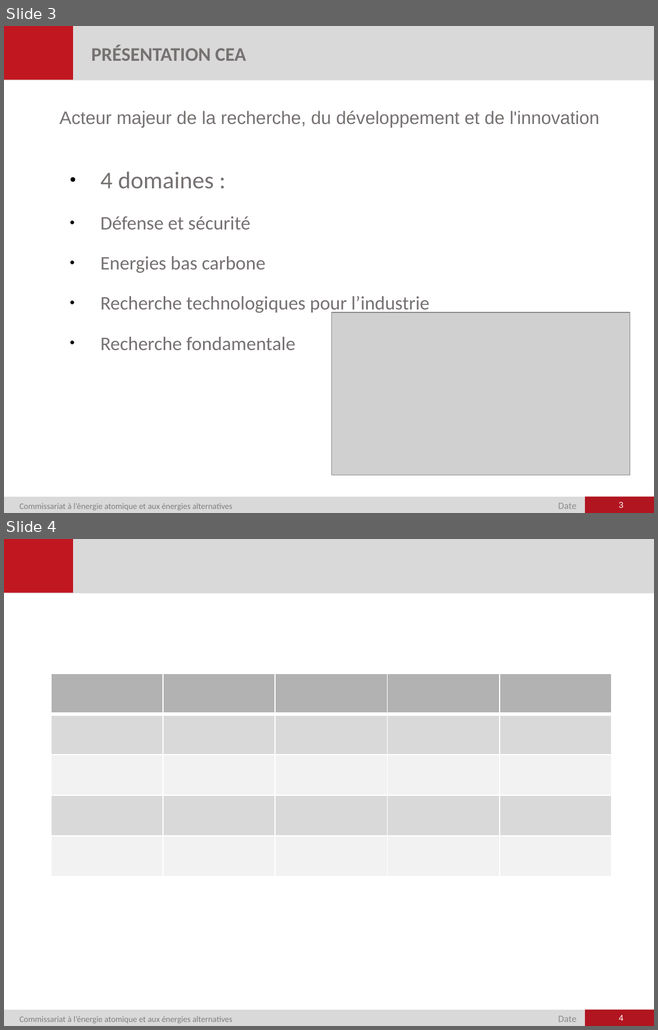
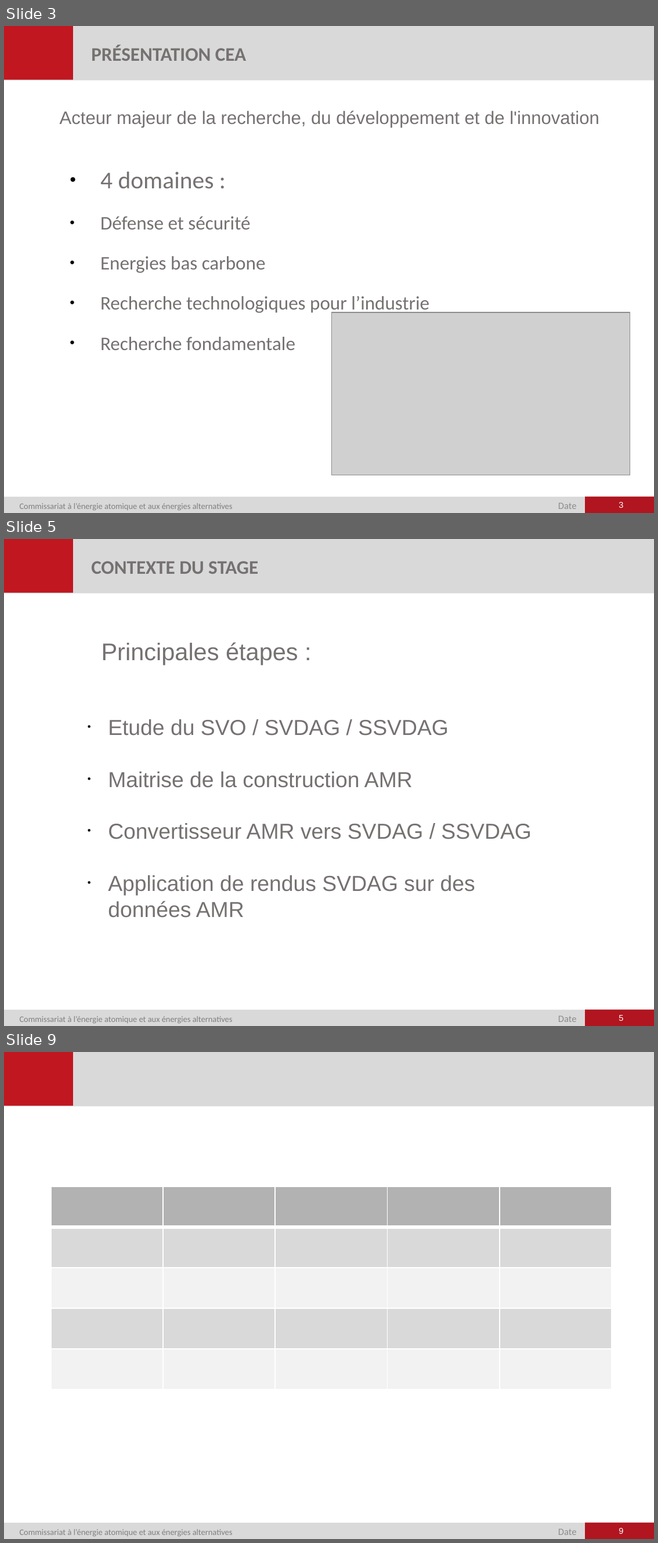
Before and after one commit to RocheAntoine/RapportStageM1, a slide deck: Présentation.pptx. Shown one above the other, each under a label of ours: slides 3 and 4 before the commit, slides 3, 5 and 9 after it; the slides between them are not shown. The pictures are 658x1030 and 658x1543 pixels, drawn with LibreOffice and Linux fonts; fonts in the diff are those of the drawing; grey boxes stand for pictures; background and template pictures are left out. Boxes give left, top, right and bottom in pixels: in the first picture for what was removed or moved away, otherwise in the second. Text is boxed around its words. In the diff, an @@ line names an element or a change of style, - is before the commit and + after.

```diff
--- a/Présentation.pptx
+++ b/Présentation.pptx
@@ slide 5 added at <box>4,539,654,1026</box>, background #FFFFFF; not listed: 6 template elements that a slide beside it also shows @@
@@ text added at <box>91,561,258,574</box>, 16 pt, text #767171, bold @@
+CONTEXTE DU STAGE
@@ text added at <box>101,642,298,665</box>, 20 pt, text #767171 @@
+Principales étapes :
@@ text added at <box>108,719,531,918</box>, 18 pt, text #767171 @@
+• Etude du SVO / SVDAG / SSVDAG
+• Maitrise de la construction AMR
+• Convertisseur AMR vers SVDAG / SSVDAG
+• Application de rendus SVDAG sur des données AMR
@@ page number added at <box>618,1015,623,1021</box>, 7 pt, text #FFFFFF @@
+5
@@ what was slide 4 is now slide 9 @@
@@ page number at <box>618,1528,623,1534</box>: text changed @@
-4
+9
```
Also in this commit, not shown: 4 other slides added, 3 other files.
